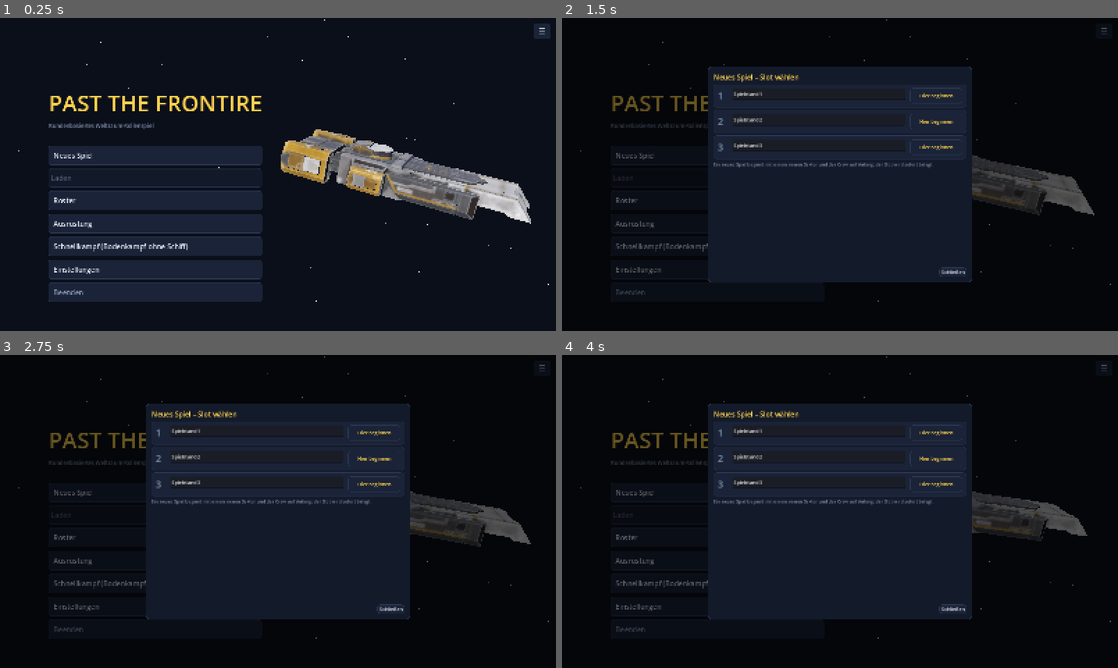
Above: before the commit, frames 1-4 (two rows, left to right).
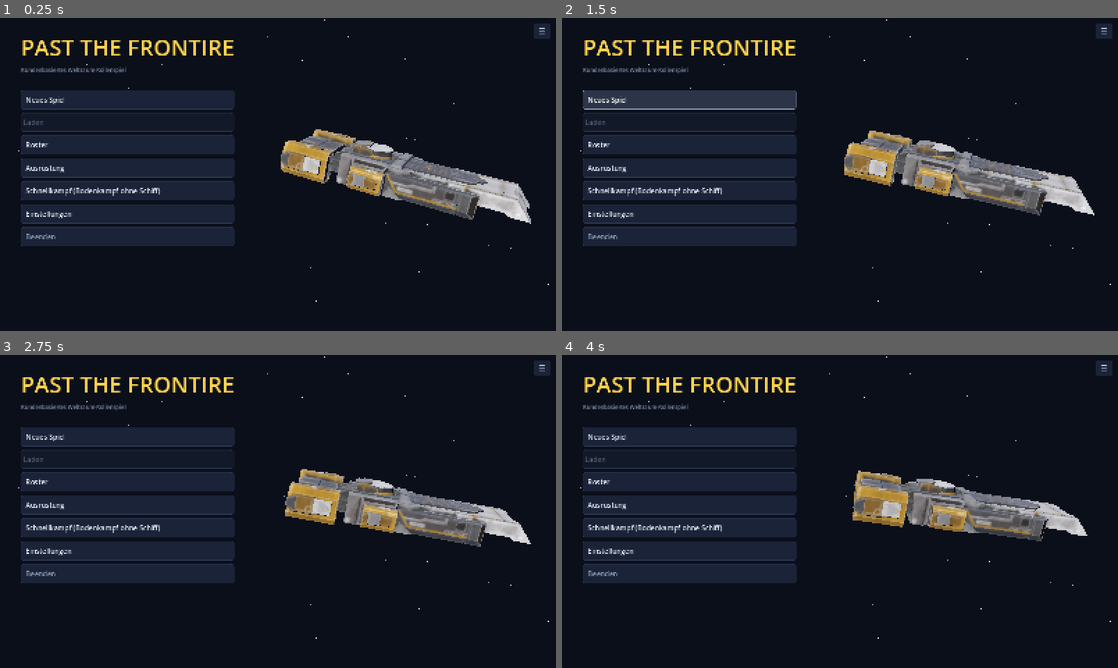
Above: after the commit, the same moments.

Repository: guenterpayer-sketch/past_the_Frontire
Game: Godot game, scene res://start.tscn
Same seed, same stepped clock (60 frames per second), same inputs: the game is played once before the commit and once after it.
Inputs (mouse positions are in pixels of both pictures, inside the frame that each line leads up to):
- Up to frame 1 (0.25 s): no input
- Up to frame 2 (1.5 s): click "Neues Spiel" at 0.5 s; click "Neues Spiel" at 1.25 s
- Up to frame 3 (2.75 s): tap Enter at 2, 2.1 s; move the mouse to (400, 495) at 2.02 s; hold Right from 2.03 s (still down); click (400, 495) at 2.17 s
- Up to frame 4 (4 s): release Right at 2.75 s; drag from (728, 527) to (812, 574) at 2.77 s; move the mouse to (895, 442) at 3.52 s; hold Right from 3.53 s (still down); tap R at 3.6 s

The runs differ from the first frame. In frame 1, 18% of the frame differs, in the area x 3-48%, y 7-91%; in frame 2, 23%, in the area x 3-99%, y 0-91%; in frame 3, 22%; in frame 4, 22%.

Commit message:
Hub: Startmenü-Block nach links oben, Hinweis unter Beenden sichtbar
Co-Authored-By: Claude Opus 5.5 <noreply@anthropic.com>
Claude-Session: https://claude.ai/code/session_015VHWMVai1ipqzyAu9WaY8c

Diff:
--- a/godot/view/start_screen.gd
+++ b/godot/view/start_screen.gd
@@ -99,7 +99,7 @@
 	layer.add_child(root)
 	_menu = VBoxContainer.new()
 	_menu.add_theme_constant_override("separation", 10)
-	_menu.position = Vector2(140, 200)
+	_menu.position = Vector2(60, 40)
 	_menu.custom_minimum_size.x = 460
 	root.add_child(_menu)
 	var title := UiTheme.label("PAST THE FRONTIRE", 64, UiTheme.ACCENT)
Not shown, changed: docs/module/hub.md
